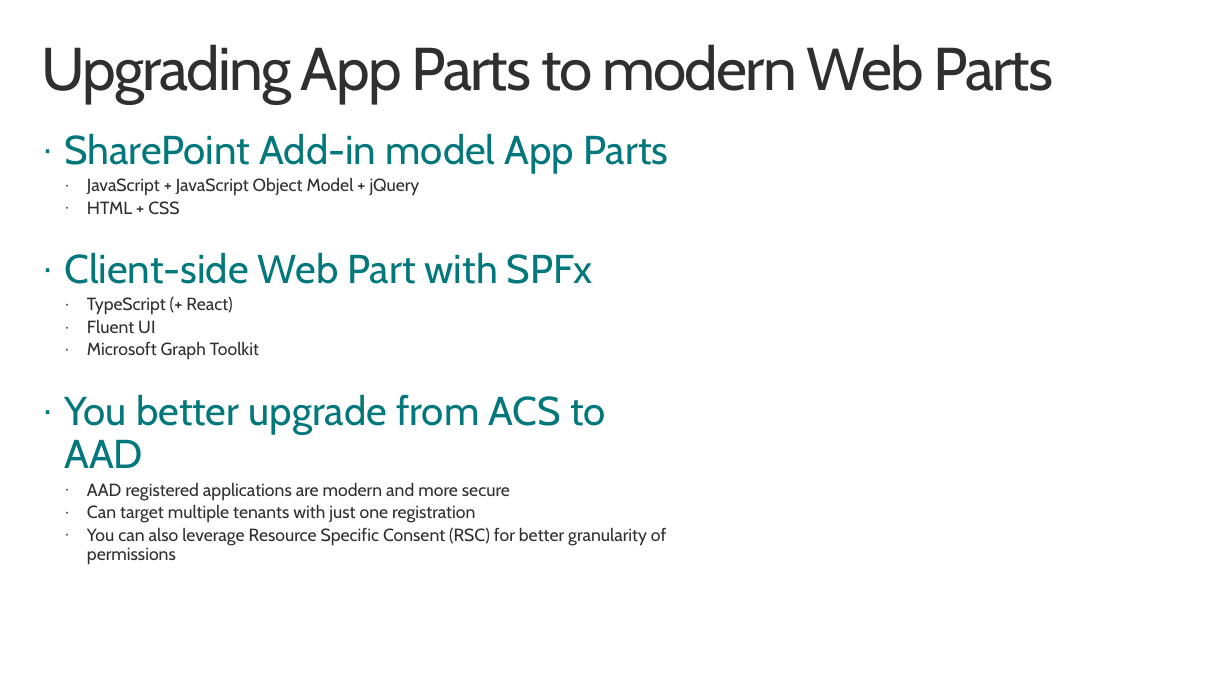
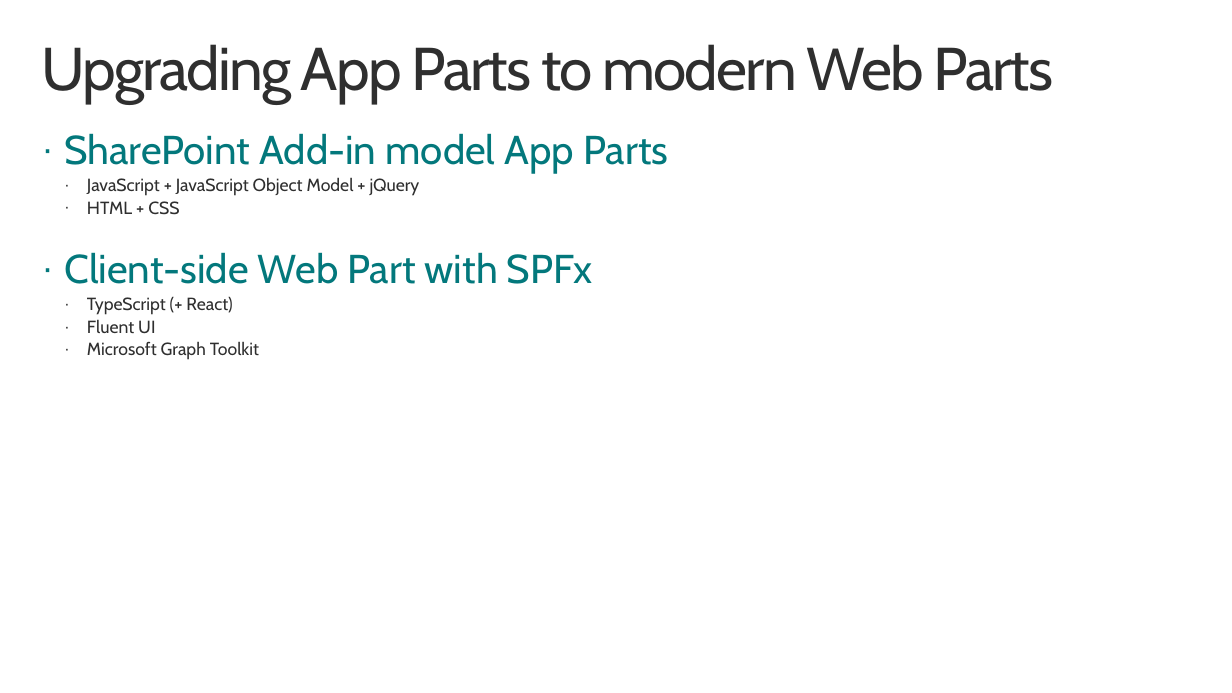
Before and after one commit to pnp/addin-transformation-guidance, a slide deck: slide 2 of presentations/From-App-Part-to-Web-Part.pptx. Drawn at 1232x693 pixels with LibreOffice and Linux fonts; fonts in the diff are those of the drawing; background and template pictures are left out. Boxes give left, top, right and bottom in pixels: in the first picture for what was removed or moved away, otherwise in the second. Text is boxed around its words. In the diff, an @@ line names an element or a change of style, - is before the commit and + after.

Commit message:
Updated presentations

```diff
--- a/presentations/From-App-Part-to-Web-Part.pptx
+++ b/presentations/From-App-Part-to-Web-Part.pptx
@@ text at (64, 394, 666, 564): paragraphs removed @@
-· You better upgrade from ACS to AAD
-  · AAD registered applications are modern and more secure
-  · Can target multiple tenants with just one registration
-  · You can also leverage Resource Specific Consent (RSC) for better granularity of permissions
```
Also in this commit, not shown: 5 other files.
